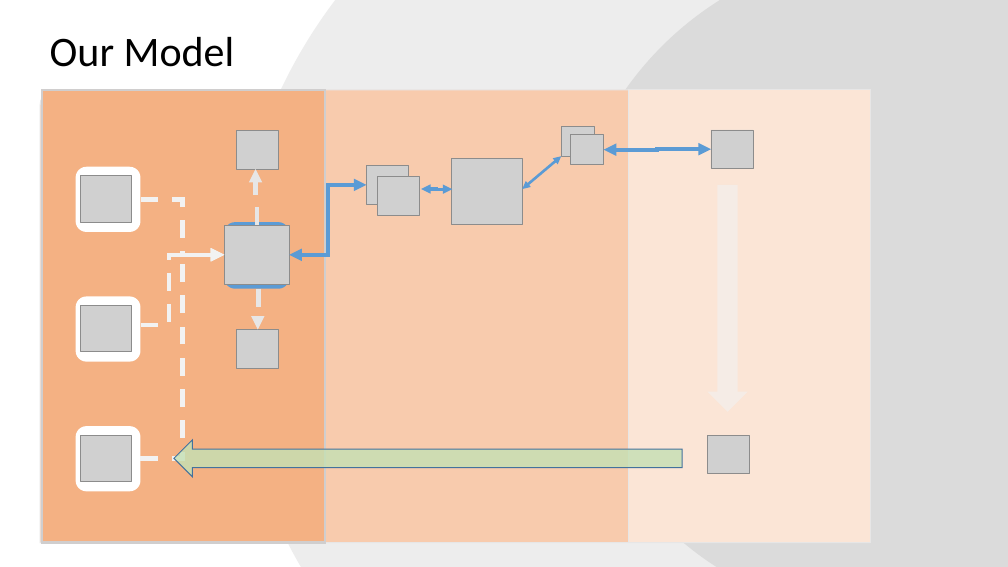
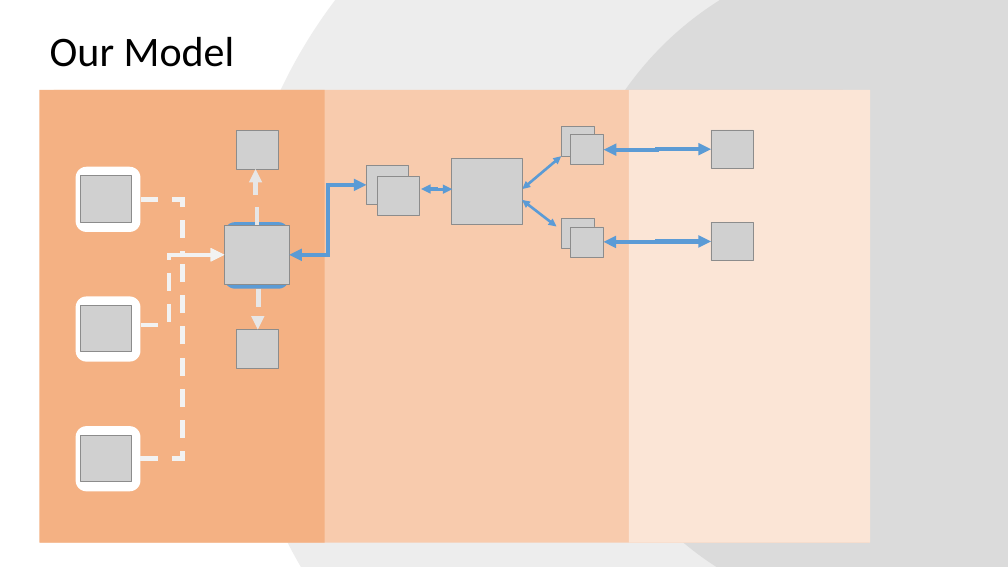
Before and after one commit to JuanPedroGHM/ChainReaction, a slide deck: slide 1 of ChainReactionDanelRF.pptx (slide 3 before the commit). Drawn at 1008x567 pixels with LibreOffice and Linux fonts; fonts in the diff are those of the drawing; grey boxes stand for pictures; background and template pictures are left out. Boxes give left, top, right and bottom in pixels: in the first picture for what was removed or moved away, otherwise in the second. Text is boxed around its words. In the diff, an @@ line names an element or a change of style, - is before the commit and + after.

```diff
--- a/ChainReactionDanelRF.pptx
+++ b/ChainReactionDanelRF.pptx
@@ rounded rectangle at bbox=[39, 90, 324, 543]: outline #D0CECE 2.25 pt to none @@
@@ snip round rect at bbox=[40, 90, 870, 543]: outline #E7E6E6 1 pt to none @@
@@ rounded rectangle at bbox=[629, 90, 870, 543]: outline #E7E6E6 1 pt to none @@
@@ right arrow removed at bbox=[707, 185, 747, 412] @@
@@ group added at bbox=[523, 200, 754, 261]: 3 pictures, 1 double arrow, 1 elbow double arrow @@
@@ right arrow removed at bbox=[174, 440, 682, 477] @@
@@ picture removed at bbox=[708, 436, 750, 474] @@
```
Also in this commit, not shown: 1 other slide changed, 2 slides removed, 1 other file.
